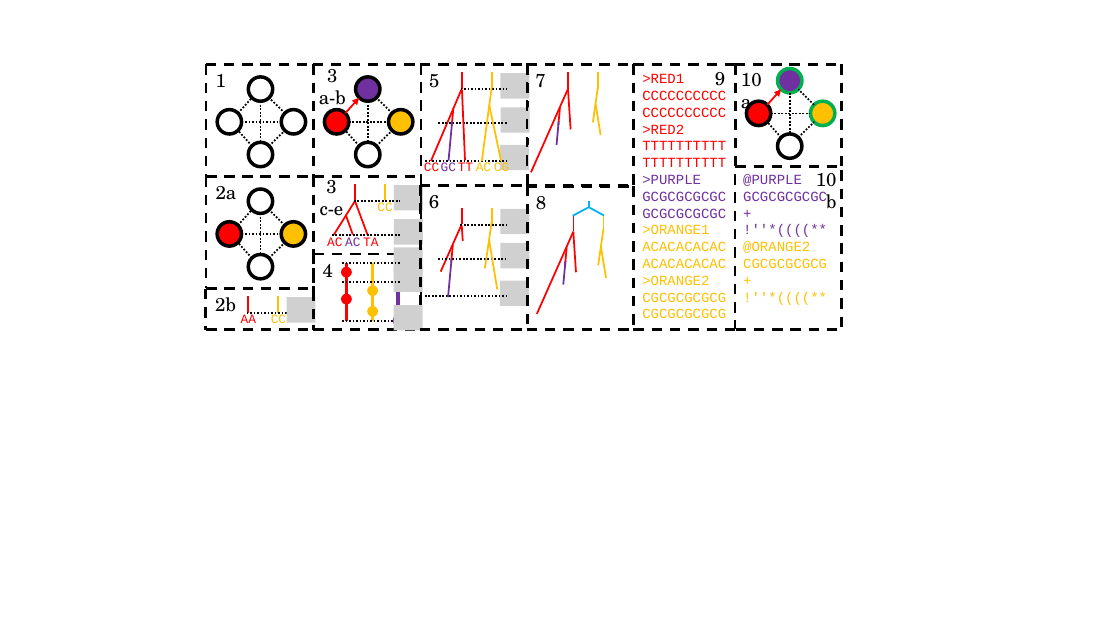
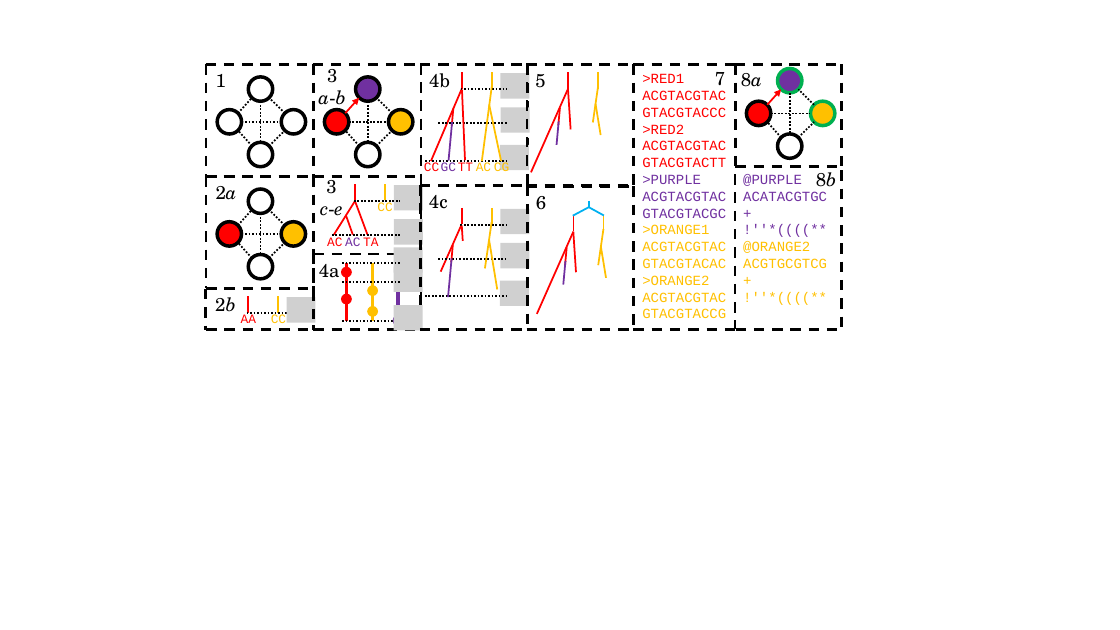
Before and after one commit to niemasd/FAVITES, a slide deck: slide 2 of figures/figures.pptx. Drawn at 1120x630 pixels with LibreOffice and Linux fonts; fonts in the diff are those of the drawing; grey boxes stand for pictures; background and template pictures are left out. Boxes give left, top, right and bottom in pixels: in the first picture for what was removed or moved away, otherwise in the second. Text is boxed around its words. In the diff, an @@ line names an element or a change of style, - is before the commit and + after.

```diff
--- a/figures/figures.pptx
+++ b/figures/figures.pptx
@@ text added at (429,73,450,88), 16 pt, text #000000 @@
+4b
@@ text "5": place and size @@
-text "5" at (429,74,439,88)
+text "5" at (535,74,545,88)
@@ text removed at (535,74,545,88) @@
-7
@@ text at (715,72,725,92): text changed @@
-9
+7
@@ text at (741,73,762,87): text changed @@
-10a
+8a
@@ text at (319,90,346,111): italic on in "a-b" @@
@@ text at (642,90,726,117): text changed @@
-CCCCCCCCCC
-CCCCCCCCCC
+ACGTACGTAC
+GTACGTACCC
@@ text at (642,140,726,167): text changed @@
-TTTTTTTTTT
-TTTTTTTTTT
+ACGTACGTAC
+GTACGTACTT
@@ text "2a" at (216,186,237,200): italic on in "2a" @@
@@ text at (816,167,837,192): text changed @@
-10b
+8b
@@ text at (320,206,343,221): italic on in "c-e" @@
@@ text added at (429,195,448,209), 16 pt, text #000000 @@
+4c
@@ text "6": place and size @@
-text "6" at (429,195,439,209)
+text "6" at (536,196,546,210)
@@ text removed at (536,196,546,210) @@
-8
@@ text at (642,191,726,218): text changed @@
-GCGCGCGCGC
-GCGCGCGCGC
+ACGTACGTAC
+GTACGTACGC
@@ text at (743,191,827,201): text changed @@
-GCGCGCGCGC
+ACATACGTGC
@@ text at (319,264,340,278): text changed @@
-4
+4a
@@ text at (642,241,726,268): text changed @@
-ACACACACAC
-ACACACACAC
+ACGTACGTAC
+GTACGTACAC
@@ text at (743,258,827,268): text changed @@
-CGCGCGCGCG
+ACGTGCGTCG
@@ text "2b" at (215,297,236,312): italic on in "2b" @@
@@ text at (642,292,726,318): text changed @@
-CGCGCGCGCG
-CGCGCGCGCG
+ACGTACGTAC
+GTACGTACCG
```
Also in this commit, not shown: 1 other slide changed.
